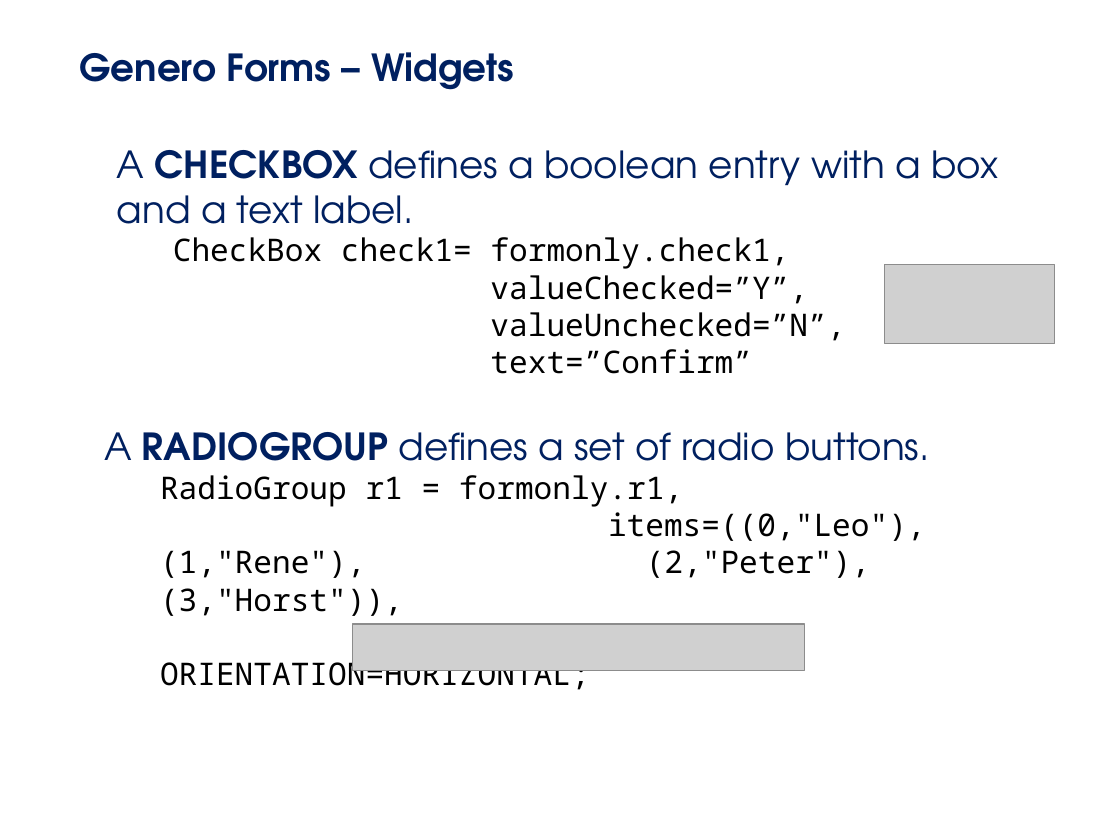
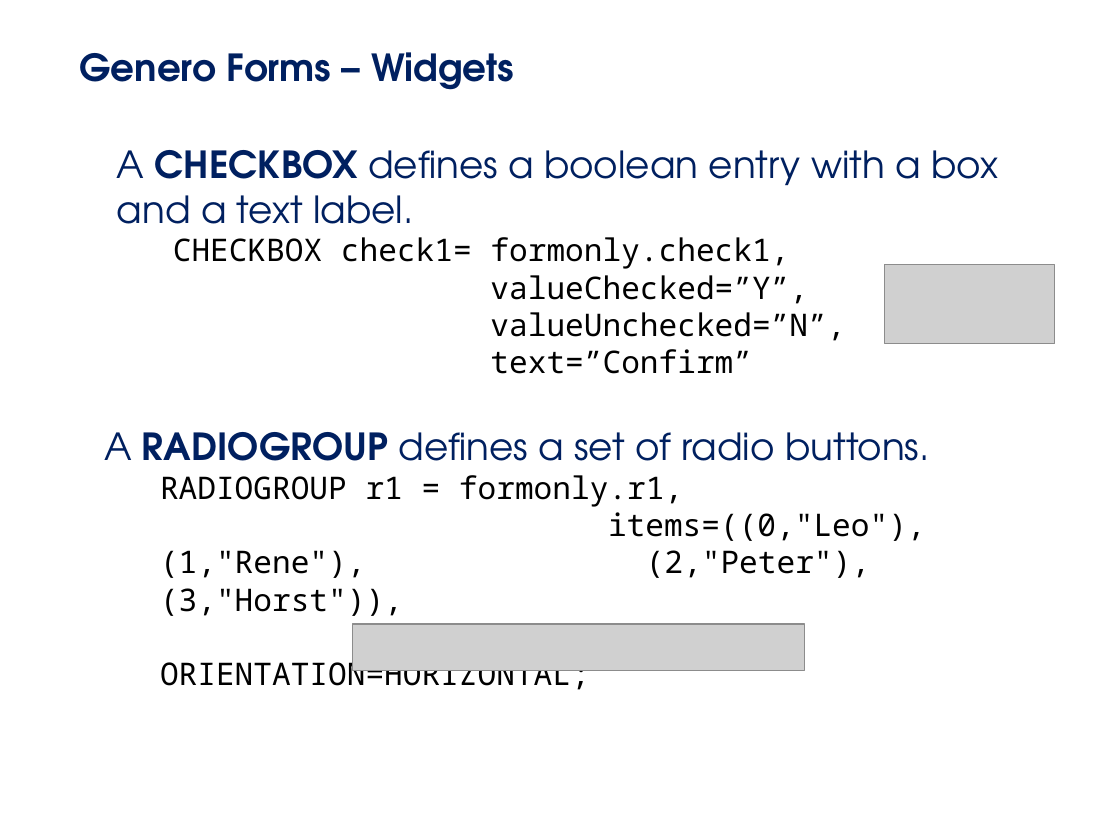
Before and after one commit to neilm-fourjs/genero_training, a slide deck: slide 37 of Slides/02_Forms.odp. Drawn at 1120x840 pixels with LibreOffice and Linux fonts; fonts in the diff are those of the drawing; grey boxes stand for pictures; background and template pictures are left out. Boxes give left, top, right and bottom in pixels: in the first picture for what was removed or moved away, otherwise in the second. Text is boxed around its words. In the diff, an @@ line names an element or a change of style, - is before the commit and + after.

Commit message:
small addition to forms

```diff
--- a/Slides/02_Forms.odp
+++ b/Slides/02_Forms.odp
@@ text at (173,237,789,269): text changed @@
-CheckBox check1= formonly.check1,
+CHECKBOX check1= formonly.check1,
@@ text at (160,475,683,507): text changed @@
-RadioGroup r1 = formonly.r1,
+RADIOGROUP r1 = formonly.r1,
```
Also in this commit, not shown: 1 slide added, 10 other files.
